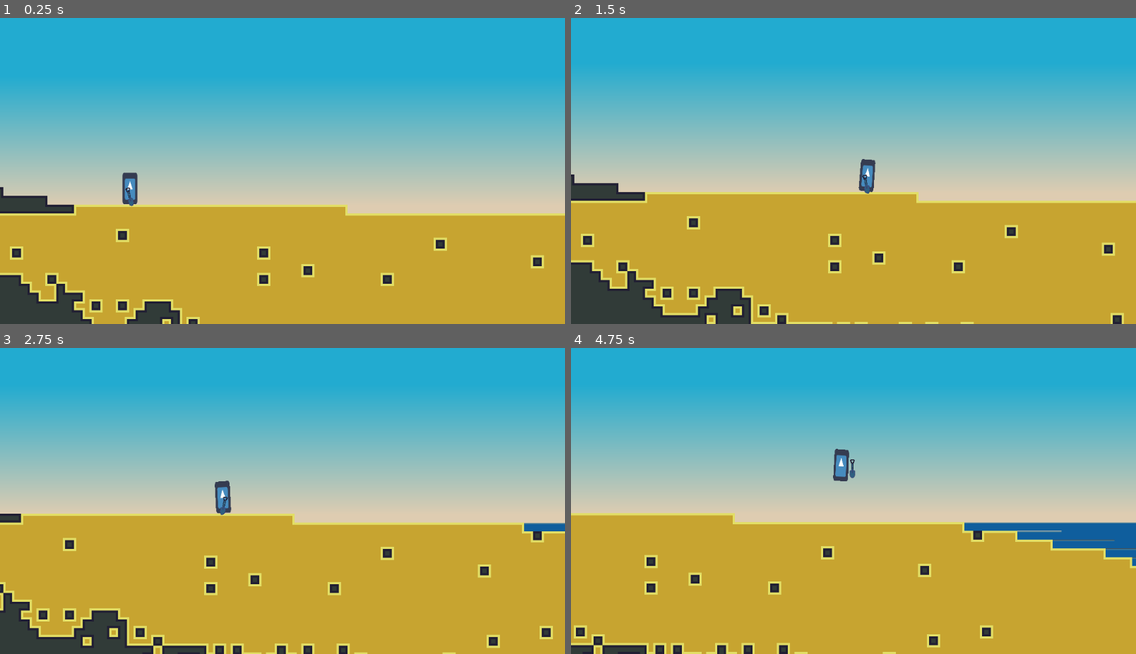
Above: before the commit, frames 1-4 (two rows, left to right).
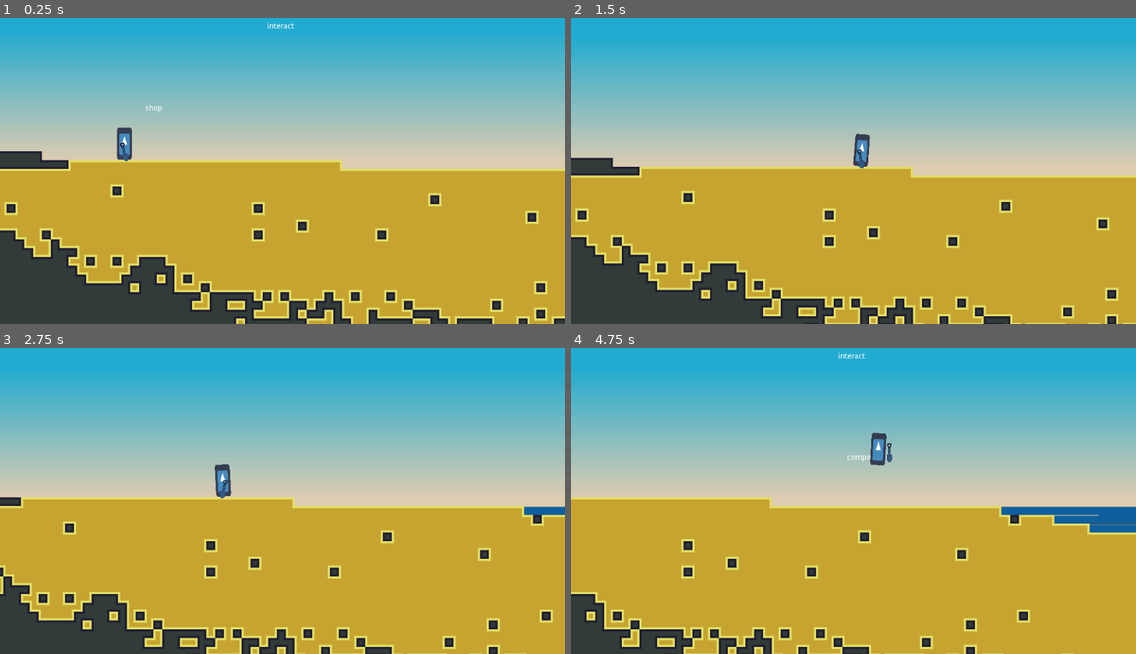
Above: after the commit, the same moments.

Repository: Eptwalabha/ld48
Game: Godot game, scene res://scenes/levels/map/HubLevel.tscn
The game is run twice, just before and just after one commit, with the same random seed, the same clock (stepped at 60 frames per second) and the same inputs. This scene is started directly instead of the project's main scene. The engine's default icon, where the game draws it, is replaced by a stand-in: a white triangle on a blue panel in a dark square.
Inputs (mouse positions are in pixels of both pictures, inside the frame that each line leads up to):
- Up to frame 1 (0.25 s): no input
- Up to frame 2 (1.5 s): move the mouse to (977, 143) at 0.52 s; hold E (action) 0.53-1.28 s; hold Right (move_right) from 0.53 s (still down); tap Space (move_jump) at 0.77 s; move the mouse to (740, 174) at 1.27 s; tap E (action) at 1.35 s
- Up to frame 3 (2.75 s): tap Space (move_jump) at 1.52 s; move the mouse to (339, 415) at 2.02 s; release Right (move_right) at 2.03 s; hold Left (move_left) from 2.03 s (still down); hold E (action) from 2.03 s (still down)
- Up to frame 4 (4.75 s): move the mouse to (825, 556) at 2.77 s; release Left (move_left) at 2.78 s; release E (action) at 2.78 s; hold Right (move_right) 2.78-4.28 s; tap E (action) at 2.85, 4.35 s; tap Space (move_jump) at 3.02, 3.77, 4.52 s; move the mouse to (1023, 537) at 3.52 s; hold E (action) 3.53-4.28 s; move the mouse to (684, 439) at 4.27 s; hold Left (move_left) from 4.28 s (still down)

The runs differ from the first frame. In frame 1, 64% of the frame differs, in the area x 0-100%, y 1-100%; in frame 2, 55%; in frame 3, 15%; in frame 4, 14%.

Commit message:
add triggers

Diff:
--- a/project.godot
+++ b/project.godot
@@ -9,7 +9,7 @@
 config_version=4
 
 _global_script_classes=[ {
-"base": "TileMap",
+"base": "Reference",
 "class": "BaseTilemap",
 "language": "GDScript",
 "path": "res://scenes/levels/tilemaps/BaseTilemap.gd"
@@ -20,9 +20,19 @@
 "path": "res://scenes/block/BlockSelector.gd"
 }, {
 "base": "Node2D",
+"class": "Level",
+"language": "GDScript",
+"path": "res://scenes/levels/Level.gd"
+}, {
+"base": "Node2D",
 "class": "LevelBase",
 "language": "GDScript",
 "path": "res://scenes/levels/LevelBase.gd"
+}, {
+"base": "Node2D",
+"class": "MapTrigger",
+"language": "GDScript",
+"path": "res://scenes/levels/triggers/MapTrigger.gd"
 }, {
 "base": "KinematicBody2D",
 "class": "Player",
@@ -32,7 +42,9 @@
 _global_script_class_icons={
 "BaseTilemap": "",
 "BlockSelector": "",
+"Level": "",
 "LevelBase": "",
+"MapTrigger": "",
 "Player": ""
 }
 
--- a/scenes/levels/Level.gd
+++ b/scenes/levels/Level.gd
@@ -1,16 +1,24 @@
-extends Node2D
+class_name Level extends Node2D
 
 export(bool) var can_use_tools = false
 export(bool) var can_control_player = true
 export(NodePath) var map: NodePath
 
+onready var camera := $Camera2D
+onready var player := $Player as Player
+
 onready var start = $Start
 
 func _ready():
-	$Camera2D.current = true
+	print("super")
+	camera.current = true
 	$Player.global_position = $Start.global_position
 	if ! get_node(map) is TileMap:
 		can_use_tools = false
+	camera.limit_left = $TL.global_position.x
+	camera.limit_top = $TL.global_position.y
+	camera.limit_right = $BR.global_position.x
+	camera.limit_bottom = $BR.global_position.y
 
 func _process(delta: float) -> void:
 	if Input.is_action_just_pressed("ui_cancel"):
@@ -18,4 +26,4 @@
 	update_camera($Player)
 
 func update_camera(target: Node2D) -> void:
-	$Camera2D.position = target.global_position
+	camera.position = target.global_position
--- a/scenes/levels/Level.tscn
+++ b/scenes/levels/Level.tscn
@@ -22,6 +22,10 @@
 
 [node name="Start" type="Position2D" parent="."]
 
+[node name="TL" type="Position2D" parent="."]
+
+[node name="BR" type="Position2D" parent="."]
+
 [node name="Player" parent="." instance=ExtResource( 2 )]
 
 [node name="Camera2D" type="Camera2D" parent="."]
@@ -30,3 +34,5 @@
 drag_margin_v_enabled = true
 smoothing_enabled = true
 smoothing_speed = 4.0
+
+[node name="CanvasLayer" type="CanvasLayer" parent="."]
--- /dev/null
+++ b/scenes/levels/map/HubLevel.gd
@@ -0,0 +1,25 @@
+extends "res://scenes/levels/Level.gd"
+
+onready var context_label: Label = $CanvasLayer/ContextLabel
+
+func _ready() -> void:
+	context_label.hide()
+
+func _process(delta) -> void:
+	.update_camera($Player)
+
+
+func show_interact(show: bool) -> void:
+	context_label.visible = show
+
+func _on_Shop_entered(body):
+	show_interact(true)
+
+func _on_Shop_exited(body):
+	show_interact(false)
+
+func _on_Competition_entered(body):
+	show_interact(true)
+
+func _on_Competition_exited(body):
+	show_interact(false)
--- a/scenes/levels/map/HubLevel.tscn
+++ b/scenes/levels/map/HubLevel.tscn
@@ -1,18 +1,44 @@
-[gd_scene load_steps=3 format=2]
+[gd_scene load_steps=6 format=2]
 
 [ext_resource path="res://scenes/levels/tilemaps/HubTilemap.tscn" type="PackedScene" id=1]
 [ext_resource path="res://scenes/levels/Level.tscn" type="PackedScene" id=2]
+[ext_resource path="res://scenes/levels/map/HubLevel.gd" type="Script" id=3]
+[ext_resource path="res://scenes/levels/triggers/Shop.tscn" type="PackedScene" id=4]
+[ext_resource path="res://scenes/levels/triggers/Competition.tscn" type="PackedScene" id=5]
 
 [node name="HubLevel" instance=ExtResource( 2 )]
-can_use_tools = true
+script = ExtResource( 3 )
 
-[node name="HubTilemap" parent="." index="1" instance=ExtResource( 1 )]
+[node name="Competition" parent="." index="1" instance=ExtResource( 5 )]
+position = Vector2( 814.908, 6.7348 )
 
-[node name="Start" parent="." index="2"]
+[node name="Shop" parent="." index="2" instance=ExtResource( 4 )]
+position = Vector2( 298.575, -15.7144 )
+
+[node name="HubTilemap" parent="." index="3" instance=ExtResource( 1 )]
+
+[node name="Start" parent="." index="4"]
 position = Vector2( 245.611, -89.4342 )
 
-[node name="Camera2D" parent="." index="4"]
-position = Vector2( 0, -102.783 )
-limit_left = 10
-limit_top = -400
-limit_right = 1500
+[node name="TL" parent="." index="5"]
+position = Vector2( 20, -400 )
+
+[node name="BR" parent="." index="6"]
+position = Vector2( 1300, 290 )
+
+[node name="ContextLabel" type="Label" parent="CanvasLayer" index="0"]
+margin_left = 289.596
+margin_top = 20.2043
+margin_right = 726.596
+margin_bottom = 100.204
+text = "interact"
+align = 1
+valign = 1
+__meta__ = {
+"_edit_use_anchors_": false
+}
+
+[connection signal="body_entered" from="Competition" to="." method="_on_Competition_entered"]
+[connection signal="body_exited" from="Competition" to="." method="_on_Competition_exited"]
+[connection signal="body_entered" from="Shop" to="." method="_on_Shop_entered"]
+[connection signal="body_exited" from="Shop" to="." method="_on_Shop_exited"]
--- /dev/null
+++ b/scenes/levels/triggers/Competition.tscn
@@ -0,0 +1,14 @@
+[gd_scene load_steps=3 format=2]
+
+[ext_resource path="res://scenes/levels/triggers/MapTrigger.tscn" type="PackedScene" id=1]
+
+[sub_resource type="RectangleShape2D" id=1]
+extents = Vector2( 64.5181, 61.9812 )
+
+[node name="Competition" instance=ExtResource( 1 )]
+trigger_name = "competition"
+is_interactible = true
+
+[node name="CollisionShape2D" type="CollisionShape2D" parent="Area2D" index="0"]
+position = Vector2( 0, -57.1808 )
+shape = SubResource( 1 )
--- /dev/null
+++ b/scenes/levels/triggers/MapTrigger.gd
@@ -0,0 +1,22 @@
+class_name MapTrigger extends Node2D
+
+signal body_entered(body)
+signal body_exited(body)
+
+export(String) var trigger_name
+export(bool) var active = true
+export(bool) var is_interactible = false
+
+func _ready() -> void:
+	$Label.text = tr(trigger_name)
+	$Label.visible = false
+
+func _on_Area2D_body_entered(body):
+	if active:
+		$Label.visible = true
+		emit_signal("body_entered", body)
+
+func _on_Area2D_body_exited(body):
+	if active:
+		$Label.visible = false
+		emit_signal("body_exited", body)
--- /dev/null
+++ b/scenes/levels/triggers/MapTrigger.tscn
@@ -0,0 +1,26 @@
+[gd_scene load_steps=2 format=2]
+
+[ext_resource path="res://scenes/levels/triggers/MapTrigger.gd" type="Script" id=1]
+
+[node name="MapTrigger" type="Node2D"]
+script = ExtResource( 1 )
+
+[node name="Area2D" type="Area2D" parent="."]
+collision_layer = 0
+
+[node name="Sprite" type="Sprite" parent="."]
+
+[node name="Label" type="Label" parent="."]
+visible = false
+margin_left = -53.8174
+margin_top = -109.317
+margin_right = 54.1826
+margin_bottom = -79.3165
+align = 1
+valign = 1
+__meta__ = {
+"_edit_use_anchors_": false
+}
+
+[connection signal="body_entered" from="Area2D" to="." method="_on_Area2D_body_entered"]
+[connection signal="body_exited" from="Area2D" to="." method="_on_Area2D_body_exited"]
--- /dev/null
+++ b/scenes/levels/triggers/Shop.tscn
@@ -0,0 +1,14 @@
+[gd_scene load_steps=3 format=2]
+
+[ext_resource path="res://scenes/levels/triggers/MapTrigger.tscn" type="PackedScene" id=1]
+
+[sub_resource type="RectangleShape2D" id=1]
+extents = Vector2( 66.1999, 54.4132 )
+
+[node name="Shop" instance=ExtResource( 1 )]
+trigger_name = "shop"
+is_interactible = true
+
+[node name="CollisionShape2D" type="CollisionShape2D" parent="Area2D" index="0"]
+position = Vector2( 0, -49.6128 )
+shape = SubResource( 1 )
